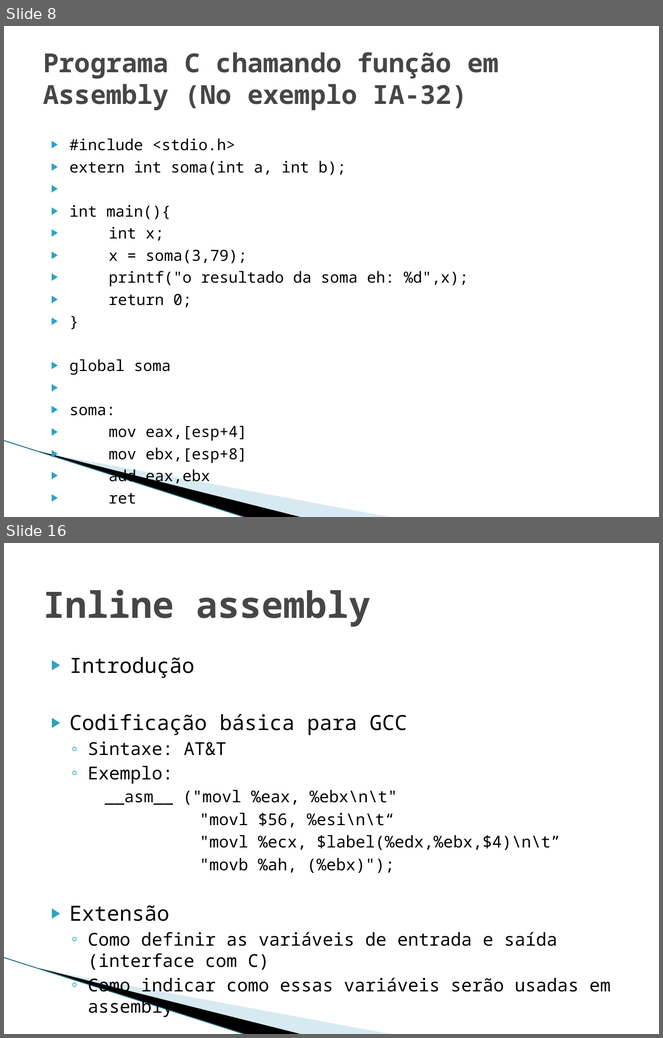
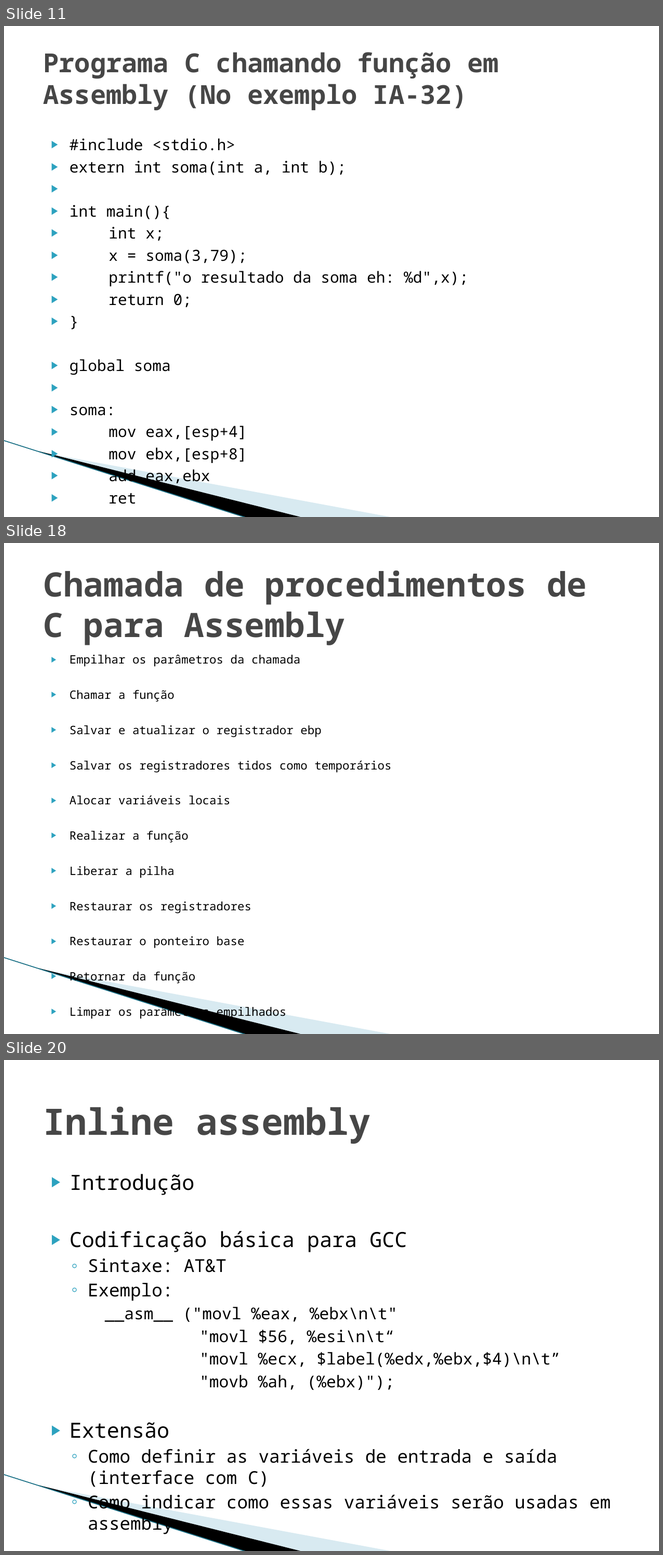
Before and after one commit to phdenis40/mips-assembler-unb, a slide deck: seminario/Interface entre C e Assemby 8085.pptx. Shown one above the other, each under a label of ours: slides 8 and 16 before the commit, slides 11, 18 and 20 after it; the slides between them are not shown. The pictures are 663x1038 and 663x1555 pixels, drawn with LibreOffice and Linux fonts; fonts in the diff are those of the drawing; background and template pictures are left out. Boxes give left, top, right and bottom in pixels: in the first picture for what was removed or moved away, otherwise in the second. Text is boxed around its words. In the diff, an @@ line names an element or a change of style, - is before the commit and + after.

```diff
--- a/seminario/Interface entre C e Assemby 8085.pptx
+++ b/seminario/Interface entre C e Assemby 8085.pptx
@@ slide 18 added at (x1=4, y1=543, x2=659, y2=1034), background #FFFFFF; not listed: 3 template elements that a slide beside it also shows @@
@@ title added at (x1=43, y1=571, x2=587, y2=645), 36.9 pt, text #464646, bold @@
+Chamada de procedimentos de C para Assembly
@@ text added at (x1=70, y1=654, x2=391, y2=1019), 12.8 pt, text #000000 @@
+▶ Empilhar os parâmetros da chamada
+▶ Chamar a função
+▶ Salvar e atualizar o registrador ebp
+▶ Salvar os registradores tidos como temporários
+▶ Alocar variáveis locais
+▶ Realizar a função
+▶ Liberar a pilha
+▶ Restaurar os registradores
+▶ Restaurar o ponteiro base
+▶ Retornar da função
+▶ Limpar os parâmetros empilhados
@@ what was slide 8 is now slide 11 @@
@@ what was slide 16 is now slide 20 @@
```
Also in this commit, not shown: 8 slides changed, 9 other slides added, 6 slides removed.
